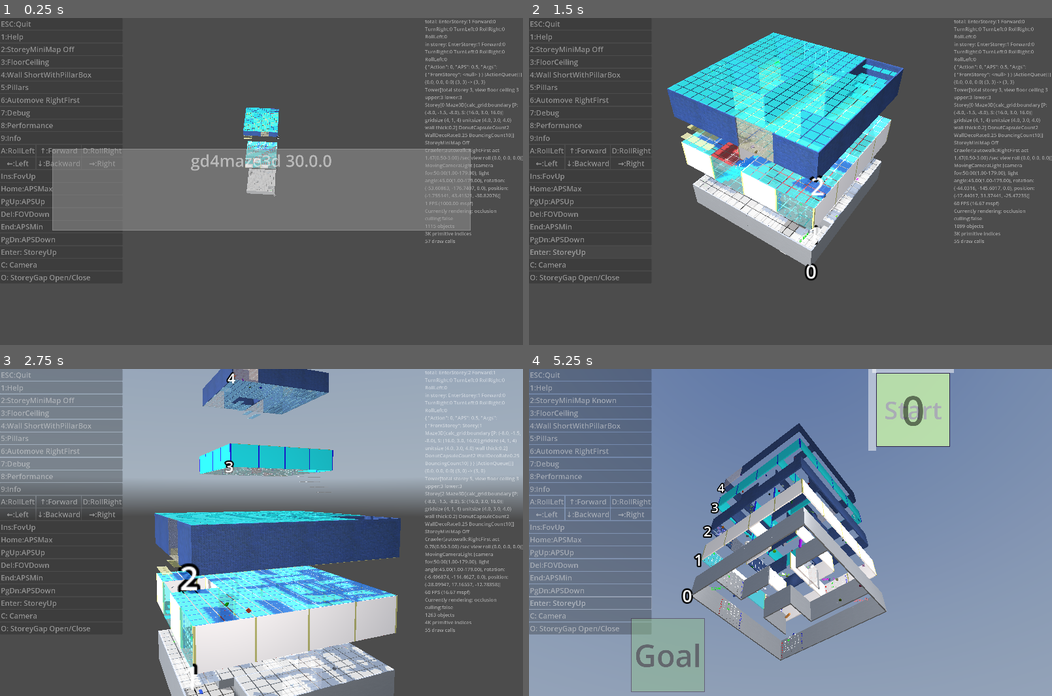
Above: before the commit, frames 1-4 (two rows, left to right).
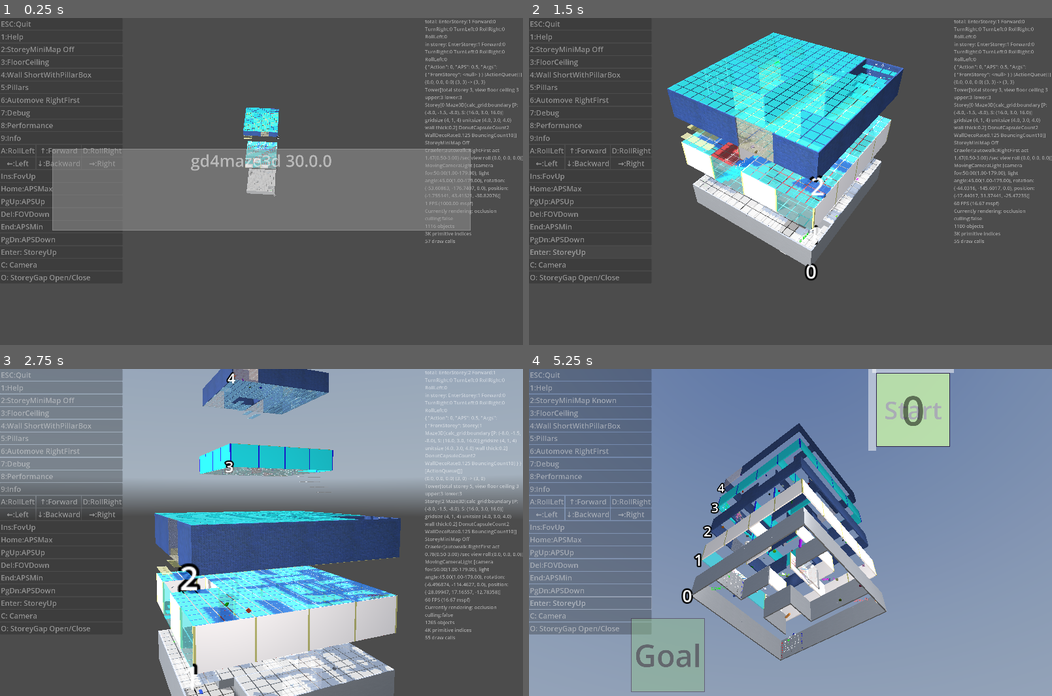
Above: after the commit, the same moments.

Repository: kasworld/gd4maze3d
Game: Godot game, scene res://main.tscn
The game is run twice, just before and just after one commit, with the same random seed, the same clock (stepped at 60 frames per second) and the same inputs. A sky picture missing from this copy of the repository is replaced by a grey-blue gradient.
Inputs (mouse positions are in pixels of both pictures, inside the frame that each line leads up to):
- Up to frame 1 (0.25 s): no input
- Up to frame 2 (1.5 s): click "Enter: StoreyUp" at 0.5 s; click "Enter: StoreyUp" at 1.25 s
- Up to frame 3 (2.75 s): tap Enter at 2 s; move the mouse to (376, 516) at 2.02 s; hold Right from 2.03 s (still down); tap Q at 2.1 s; click (376, 516) at 2.17 s
- Up to frame 4 (5.25 s): move the mouse to (685, 548) at 2.77 s; release Right at 2.78 s; hold Down 2.78-3.53 s; tap one key every 0.75 s from 2.85 s: E 1 2 3; move the mouse to (842, 460) at 3.52 s; hold Right 3.53-4.28 s; move the mouse to (764, 597) at 4.27 s; hold Up 4.28-5.03 s; click (764, 597) at 4.42 s; move the mouse to (947, 581) at 5.02 s; hold Left from 5.03 s (still down)

The runs differ from the first frame. In frame 1, less than 0.1% of the frame differs, in the area x 46-99%, y 27-65%; in frame 2, 0.2%; in frame 3, 1.9%, in the area x 31-100%, y 6-90%; in frame 4, 0.2%.

Commit message:
static ClampfRand

Diff:
--- a/storey/storey.gd
+++ b/storey/storey.gd
@@ -20,6 +20,9 @@
 	sp.material_override.albedo_texture = svp.get_texture()
 	return sp
 
+static func ClampfRand(v :float) -> float :
+	var rtn := randfn( v, v/2 )
+	return clampf(rtn, v/2 , v *2)
 
 ## maze default settings
 const GridSize := Vector2i(4,4)
@@ -36,7 +39,7 @@
 var BouncingCount :int
 func setting_default() -> Storey:
 	DonutCapsuleCount = max(2, GridSize.x*GridSize.y/20.0)
-	WallDecoRate = 4.0/(GridSize.x*GridSize.y)
+	WallDecoRate = 2.0/(GridSize.x*GridSize.y)
 	BouncingCount = 10
 	return self
 func setting_simple() -> Storey:
@@ -73,22 +76,19 @@
 	return "Storey[%d %s DonutCapsuleCount%s WallDecoRate%s BouncingCount%s]" % [
 		storey_num, maze3d, DonutCapsuleCount, WallDecoRate, BouncingCount]
 
-func clamp_rand(v :float) -> float :
-	var rtn := randfn( v, v/2 )
-	return clampf(rtn, v/2 , v *2)
 
 func init(num :int, make_random :bool = false) -> Storey:
 	var grid_size := GridSize
 	var cell_size := CellSize
 	if make_random :
 		grid_size = Vector2i(
-			clamp_rand(GridSize.x) as int,
-			clamp_rand(GridSize.y) as int,
+			ClampfRand(GridSize.x) as int,
+			ClampfRand(GridSize.y) as int,
 		)
 		cell_size = Vector3(
-			clamp_rand(CellSize.x),
-			clamp_rand(CellSize.y),
-			clamp_rand(CellSize.z),
+			ClampfRand(CellSize.x),
+			ClampfRand(CellSize.y),
+			ClampfRand(CellSize.z),
 		)
 	var maze2d := Maze.new(grid_size)
 	var floor_ceiling_height :float = cell_size.y *0.01
